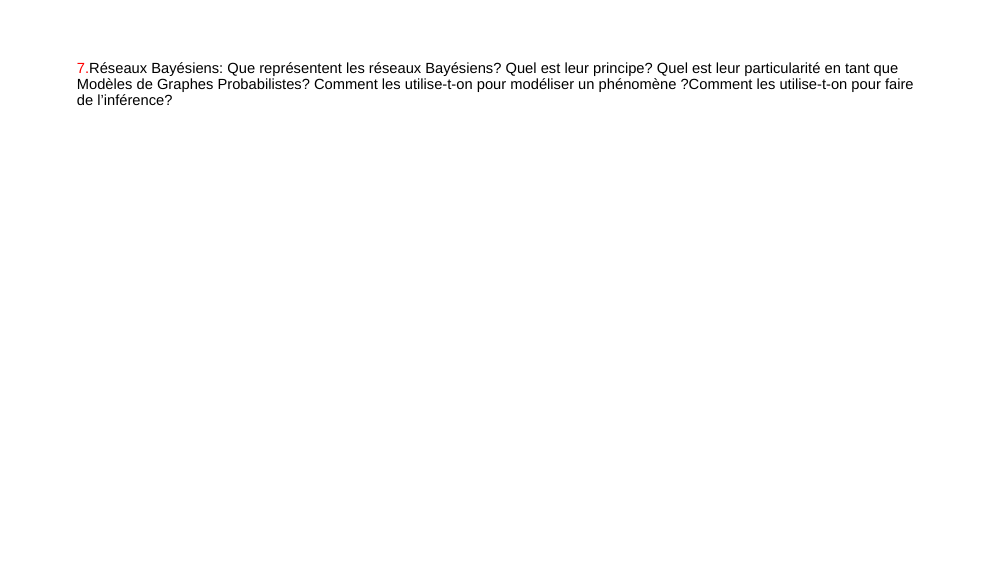
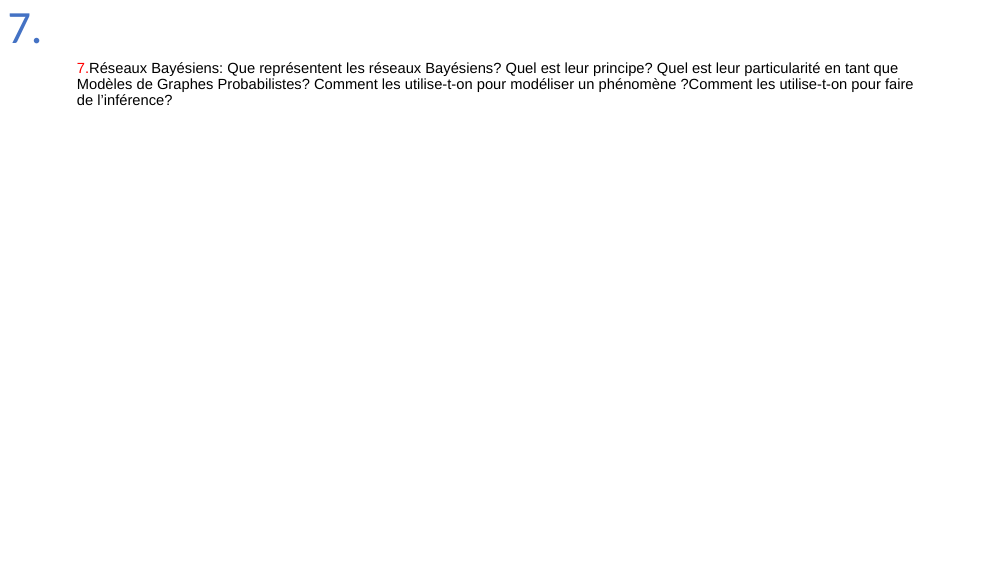
Before and after one commit to Joao-Quinta/Uni3eme, a slide deck: slide 16 of intelligenceArtificielle/Intelligence_artificielle_exam.pptx (slide 13 before the commit). Drawn at 1008x567 pixels with LibreOffice and Linux fonts; fonts in the diff are those of the drawing. Boxes give left, top, right and bottom in pixels: in the first picture for what was removed or moved away, otherwise in the second. Text is boxed around its words. In the diff, an @@ line names an element or a change of style, - is before the commit and + after.

```diff
--- a/intelligenceArtificielle/Intelligence_artificielle_exam.pptx
+++ b/intelligenceArtificielle/Intelligence_artificielle_exam.pptx
@@ text added at bbox=[8, 13, 43, 44], 44 pt, text #4472C4 @@
+7.
```
Also in this commit, not shown: 7 other slides changed, 3 slides added.
